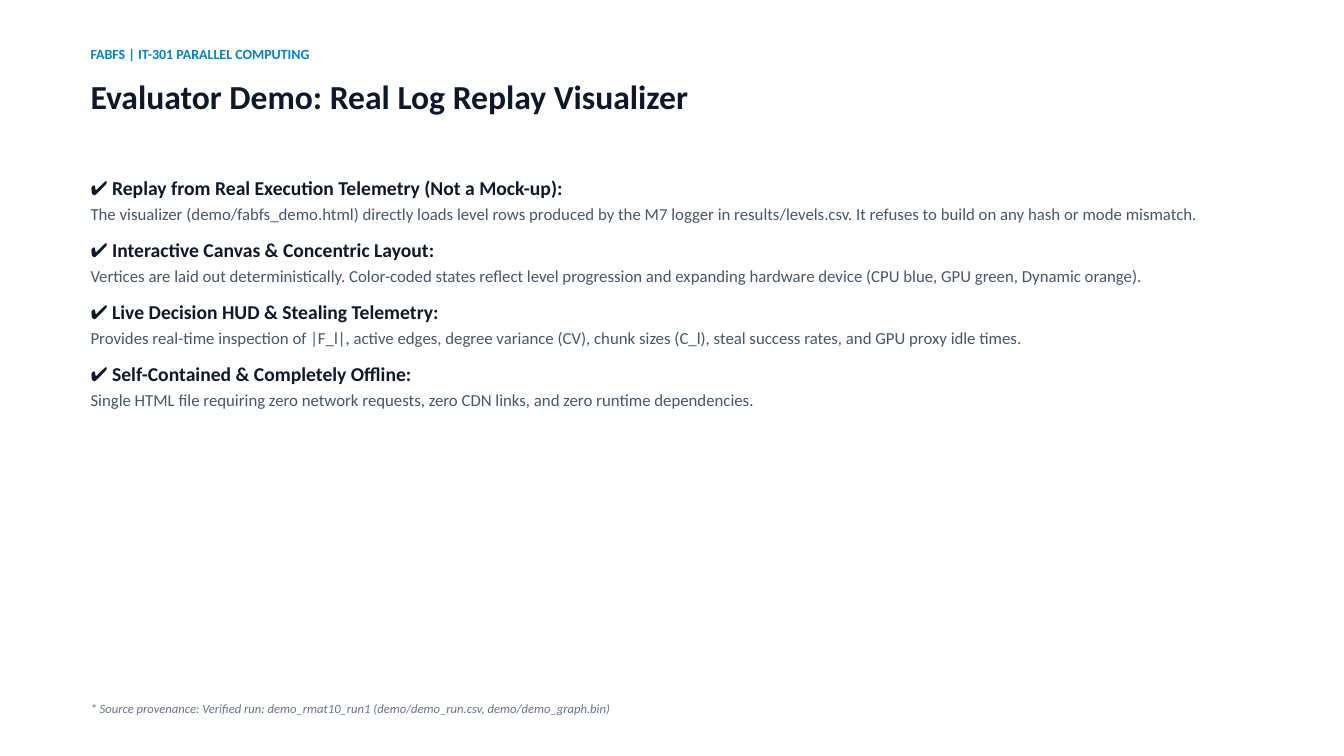
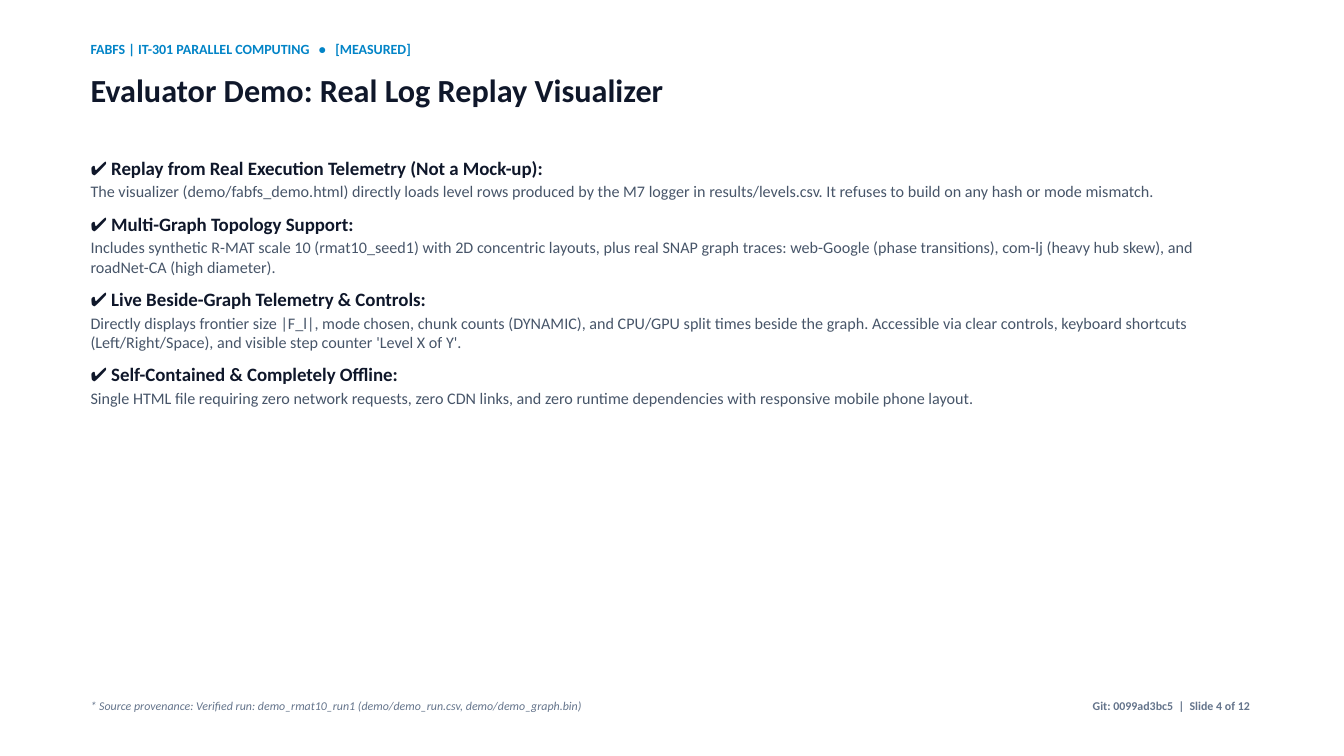
Before and after one commit to rniszn/parallel-computing-FABFS, a slide deck: slide 4 of presentation/FABFS.pptx. Drawn at 1344x756 pixels with LibreOffice and Linux fonts; fonts in the diff are those of the drawing. Boxes give left, top, right and bottom in pixels: in the first picture for what was removed or moved away, otherwise in the second. Text is boxed around its words. In the diff, an @@ line names an element or a change of style, - is before the commit and + after.

Commit message:
ui: enhance evaluator demo visualizer and presentation slide deck
- Demo: persistent Synthetic walkthrough / Real trace badge; beside-graph active telemetry overlay card (frontier size, mode, chunk count, CPU/GPU times); mode legend with matching colors; clear controls with keyboard shortcuts (Left/Right/Space) and Level X of Y step counter; one-sentence mode meaning bar under canvas; mobile phone responsive layout with >=44px touch targets; footer with calibration thresholds and commit hash.

- Presentation: one figure per slide with source captions; Planned vs Measured badges on all slides; Gate 1 and Gate 4 status on first results slide; mode colors matched to visualizer; slide numbers and git commit hash footer.

- Tests & Walkthrough: added tests/test_demo.py test suite; updated presentation/WALKTHROUGH.md presenter script; regenerated presentation/fallback/ screenshots.

```diff
--- a/presentation/FABFS.pptx
+++ b/presentation/FABFS.pptx
@@ text at <box>91,43,410,56</box>: text changed @@
-FABFS | IT-301 PARALLEL COMPUTING
+FABFS | IT-301 PARALLEL COMPUTING • [MEASURED]
@@ text "Evaluator Demo: Real Log Replay ..." at <box>91,79,664,108</box>: size 24 to 23 pt @@
@@ text "✔ Replay from Real Execution ...": place and size @@
-text "✔ Replay from Real Execution ..." at <box>91,180,1197,409</box>
+text "✔ Replay from Real Execution ..." at <box>91,161,1193,407</box>
@@ text at <box>91,161,1154,384</box>: size 14 to 13.5 pt in "✔ Replay from Real Execution Telemetry (Not ...", "✔ Self-Contained & Completely Offline:"; size 12 to 11.5 pt in "The visualizer (demo/fabfs_demo.html) directly loads level r ..."; less space between paragraphs @@
@@ text at <box>91,217,1193,351</box>: text changed; size 12 to 11.5 pt @@
-✔ Interactive Canvas & Concentric Layout:
-Vertices are laid out deterministically. Color-coded states reflect level progression and expanding hardware device (CPU blue, GPU green, Dynamic orange).
-✔ Live Decision HUD & Stealing Telemetry:
-Provides real-time inspection of |F_l|, active edges, degree variance (CV), chunk sizes (C_l), steal success rates, and GPU proxy idle times.
+✔ Multi-Graph Topology Support:
+Includes synthetic R-MAT scale 10 (rmat10_seed1) with 2D concentric layouts, plus real SNAP graph traces: web-Google (phase transitions), com-lj (heavy hub skew), and roadNet-CA (high diameter).
+✔ Live Beside-Graph Telemetry & Controls:
+Directly displays frontier size |F_l|, mode chosen, chunk counts (DYNAMIC), and CPU/GPU split times beside the graph. Accessible via clear controls, keyboard shortcuts (Left/Right/Space), and visible step counter 'Level X of Y'.
@@ text at <box>91,393,973,407</box>: text changed; size 12 to 11.5 pt @@
-Single HTML file requiring zero network requests, zero CDN links, and zero runtime dependencies.
+Single HTML file requiring zero network requests, zero CDN links, and zero runtime dependencies with responsive mobile phone layout.
@@ text "* Source provenance: Verified run: ..." at <box>99,701,582,712</box>: size 9 to 8.5 pt @@
@@ text added at <box>1093,701,1250,710</box>, 8.5 pt, text #64748B, bold @@
+Git: 0099ad3bc5 | Slide 4 of 12
```
Also in this commit, not shown: 10 other slides changed, 1 slide added, 1 slide removed, 11 other files.
